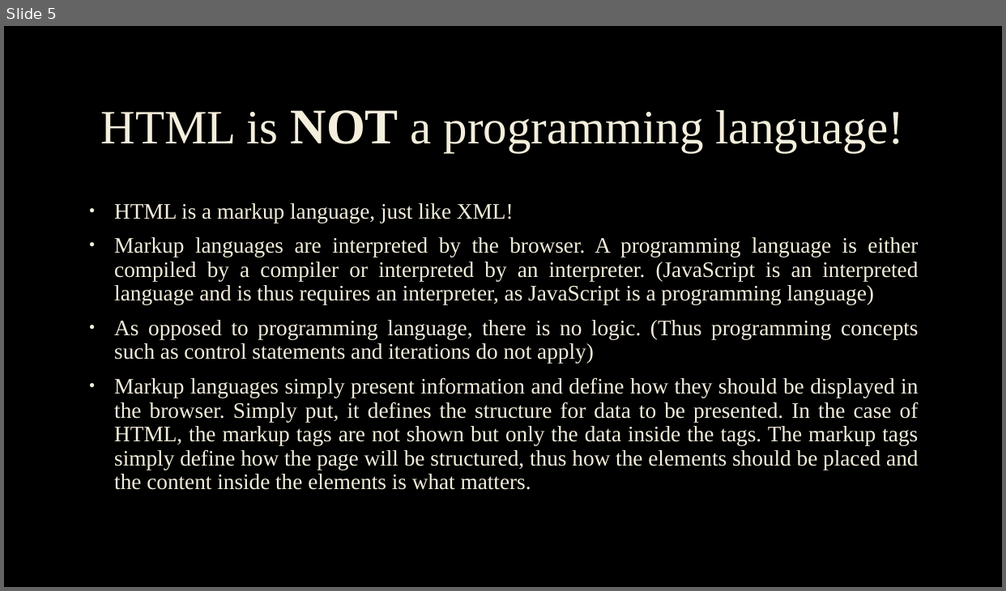
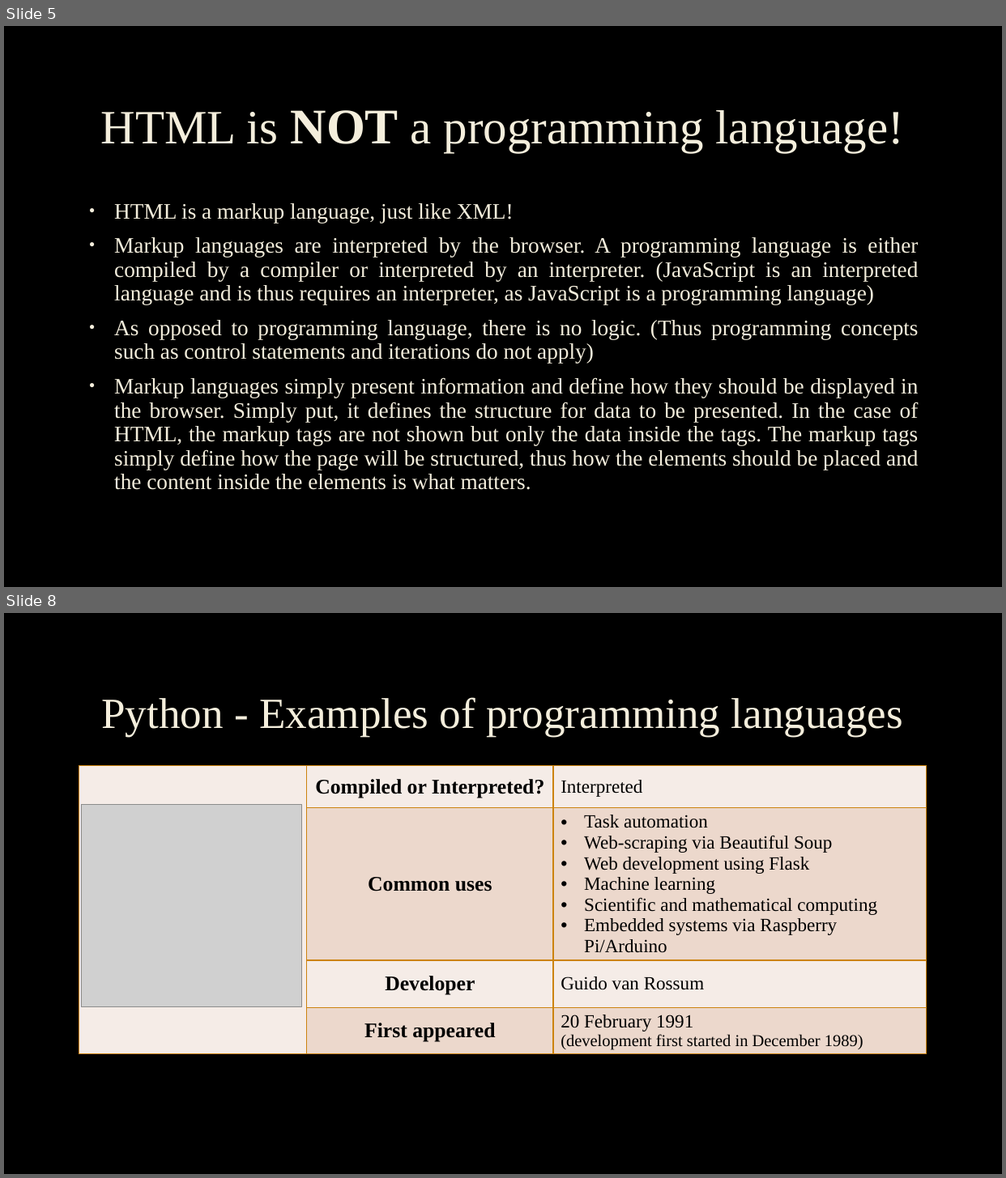
Before and after one commit to mandyfarrugia2001/webdevtuts, a slide deck: Presentations/4. Creating your first webpage using HTML.pptx. Shown one above the other, each under a label of ours: slide 5 before the commit, slides 5 and 8 after it; the slides between them are not shown. The pictures are 1006x591 and 1006x1178 pixels, drawn with LibreOffice and Linux fonts; fonts in the diff are those of the drawing; grey boxes stand for pictures; background and template pictures are left out. Boxes give left, top, right and bottom in pixels: in the first picture for what was removed or moved away, otherwise in the second. Text is boxed around its words. In the diff, an @@ line names an element or a change of style, - is before the commit and + after.

```diff
--- a/Presentations/4. Creating your first webpage using HTML.pptx
+++ b/Presentations/4. Creating your first webpage using HTML.pptx
@@ slide 8 added at [4,613,1002,1174], background picture (left out) @@
@@ title added at [101,697,903,737], 41.4 pt, text #F4EEDC @@
+Python - Examples of programming languages
@@ table added at [79,766,927,1054], 4 rows, 3 columns @@
+ | Compiled or Interpreted? | Interpreted
+ | Common uses | Task automation / Web-scraping via Beautiful Soup / Web development using Flask / Machine learning / Scientific and mathematical computing / Embedded systems via Raspberry Pi/Arduino
+ | Developer | Guido van Rossum
+ | First appeared | 20 February 1991 / (development first started in December 1989)
@@ picture added at [82,805,302,1007] @@
```
Also in this commit, not shown: 2 slides changed, 3 other slides added, 1 other file.
